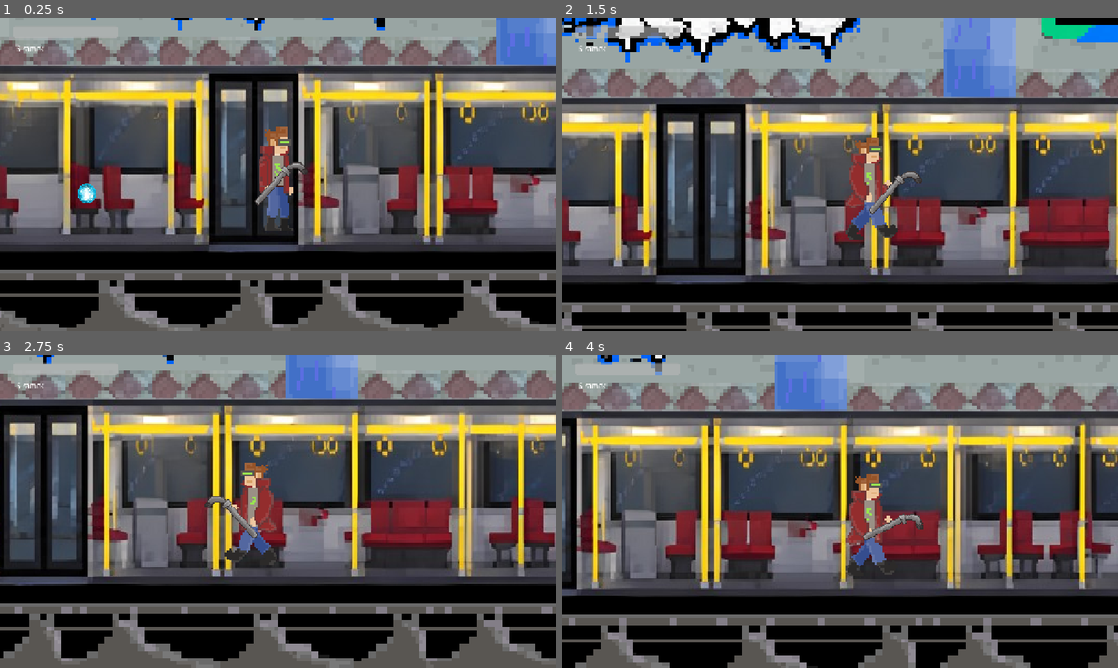
Above: before the commit, frames 1-4 (two rows, left to right).
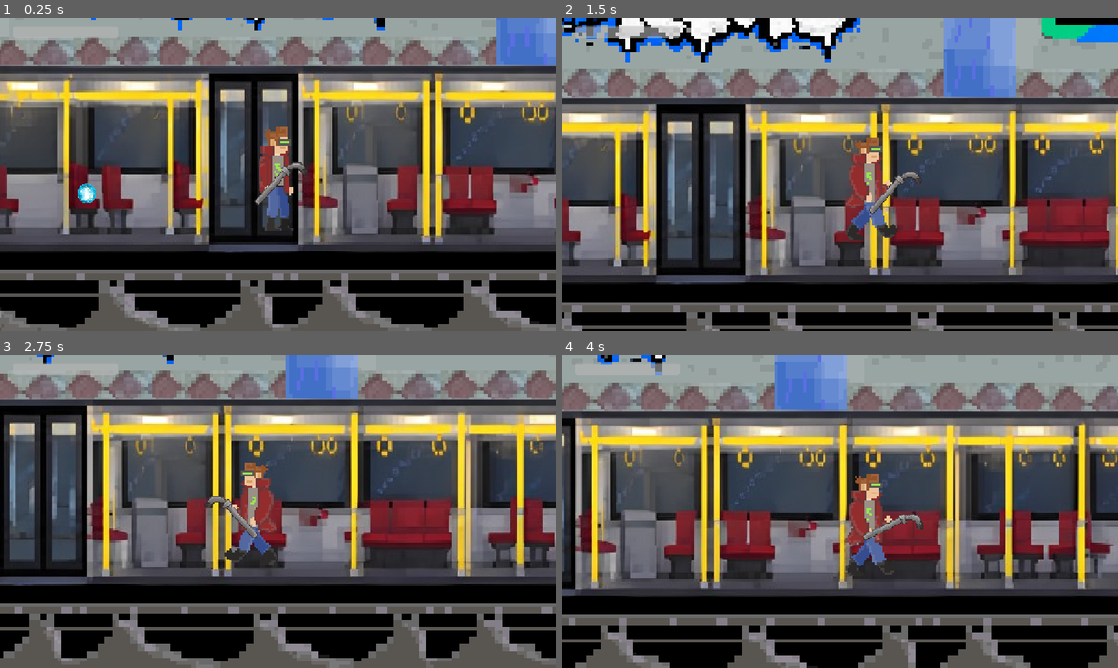
Above: after the commit, the same moments.

Repository: NetoCZ/Metro
Game: Godot game, scene res://Scenes/metro_main.tscn
Two runs of this game, one before a commit and one after it. Both use one fixed random seed, a clock stepped at 60 frames per second and the inputs below.
Inputs:
- Up to frame 1 (0.25 s): no input
- Up to frame 2 (1.5 s): hold F (attack) 0.53-1.28 s; hold D (move_right) from 0.53 s (still down); tap Space (move_jump) at 0.77 s; tap E at 1.35 s
- Up to frame 3 (2.75 s): tap Space (move_jump) at 1.52 s; release D (move_right) at 2.03 s; hold A (move_left) from 2.03 s (still down); hold F (attack) from 2.03 s (still down)
- Up to frame 4 (4 s): release A (move_left) at 2.78 s; release F (attack) at 2.78 s; hold D (move_right) from 2.78 s (still down); tap E at 2.85 s; tap Space (move_jump) at 3.02, 3.77 s; hold F (attack) from 3.53 s (still down)

The runs differ from the first frame. In frame 1, 3.6% of the frame differs, in the area x 1-100%, y 8-73%; in frame 2, 3.7%; in frame 3, 3.3%; in frame 4, 3.9%, in the area x 0-99%, y 8-75%.
Error before the commit: Invalid access to property or key 'max_hp' on a base object of type 'Node'. (res://Scenes/Player/progress_bar_hp.gd:13)

Commit message:
ty magoreddddddssdd

Diff:
--- a/Scenes/Player/playerMovement.gd
+++ b/Scenes/Player/playerMovement.gd
@@ -12,12 +12,13 @@
 @export var starting_weapon: WeaponData
 
 #health
+signal hp_changed(current_hp: int, max_hp: int)
 @export var max_hp: int = 50
+var current_hp: int
 #Weapon Holder
 @onready var weapon_holder: Node2D = $WeaponHolder
 
 var current_weapon: BaseWeapon = null
-var current_hp: int
 
 #Movement
 func _physics_process(delta: float) -> void:
@@ -79,8 +80,9 @@
 	current_weapon = weapon
 
 func _ready() -> void:
+	current_hp = max_hp
 	equip_weapon(starting_weapon)
-	current_hp = max_hp
+	hp_changed.emit(current_hp, max_hp)
 
 #Attack
 func attack() -> void:
@@ -98,7 +100,9 @@
 
 #Take Damage
 func take_damage(amount: int) -> void:
-	current_hp = max(current_hp - amount, 0)
+	current_hp = clampi(current_hp - amount, 0, max_hp)
+
+	hp_changed.emit(current_hp, max_hp)
 	print("HP: ", current_hp, "/", max_hp)
 
 	if current_hp <= 0:
--- a/Scenes/Player/playerUI.tscn
+++ b/Scenes/Player/playerUI.tscn
@@ -3,6 +3,7 @@
 [ext_resource type="Script" uid="uid://c1u632wel55f8" path="res://Scenes/Player/progress_bar_hp.gd" id="1_8dc75"]
 
 [node name="PlayerUI" type="CanvasLayer" unique_id=955115499]
+script = ExtResource("1_8dc75")
 
 [node name="HPBar" type="ProgressBar" parent="." unique_id=715753999]
 offset_left = 30.0
@@ -11,11 +12,3 @@
 offset_bottom = 46.0
 value = 100.0
 show_percentage = false
-script = ExtResource("1_8dc75")
-
-[node name="Label" type="Label" parent="." unique_id=1849502273]
-offset_left = 38.0
-offset_top = 59.0
-offset_right = 78.0
-offset_bottom = 82.0
-text = "5 ramek"
--- a/Scenes/Player/progress_bar_hp.gd
+++ b/Scenes/Player/progress_bar_hp.gd
@@ -1,14 +1,17 @@
 extends CanvasLayer
 
 @export var player_path: NodePath
-
 @onready var hp_bar: ProgressBar = $HPBar
 
-var player: Node
+var player: CharacterBody2D
 
 
 func _ready() -> void:
-	player = get_node(player_path)
+	player = get_node_or_null(player_path) as CharacterBody2D
+
+	if player == null:
+		push_error("Игрок не найден! Проверь Player Path в Inspector.")
+		return
 
 	hp_bar.max_value = player.max_hp
 	hp_bar.value = player.current_hp
--- a/Scenes/metro_main.tscn
+++ b/Scenes/metro_main.tscn
@@ -5,7 +5,6 @@
 [ext_resource type="PackedScene" uid="uid://dnyf0pog4niyr" path="res://Scenes/Player/player.tscn" id="3_3ubiy"]
 [ext_resource type="Script" uid="uid://ca5515pmat1ck" path="res://Scenes/scriptLib/E_sceneChange.tscn.gd" id="3_ua22h"]
 [ext_resource type="PackedScene" uid="uid://bjtma5cm5d3j1" path="res://Scenes/Player/playerUI.tscn" id="5_3jqe1"]
-[ext_resource type="Script" uid="uid://c1u632wel55f8" path="res://Scenes/Player/progress_bar_hp.gd" id="6_q7pmx"]
 [ext_resource type="Texture2D" uid="uid://ot3mxxnl5a8b" path="res://Assets/ORBULTIMATNI.png" id="6_ua22h"]
 [ext_resource type="Script" uid="uid://4clny5677ppk" path="res://Scenes/proxcheck.gd" id="7_ua22h"]
 [ext_resource type="Texture2D" uid="uid://dxh2t5k0inkqo" path="res://Assets/bublina_interac.png" id="8_3jqe1"]
@@ -36,7 +35,7 @@
 texture = ExtResource("1_bd45o")
 
 [node name="MetroInside" type="Sprite2D" parent="." unique_id=1564545549]
-position = Vector2(619.9999, -18.999878)
+position = Vector2(619, -19)
 scale = Vector2(1.8308792, 2.4021351)
 texture = ExtResource("2_1wixh")
 
@@ -66,9 +65,8 @@
 
 [node name="Player" parent="." unique_id=362517795 instance=ExtResource("3_3ubiy")]
 
-[node name="PlayerUI" parent="Player" unique_id=955115499 instance=ExtResource("5_3jqe1")]
-script = ExtResource("6_q7pmx")
-player_path = NodePath("..")
+[node name="PlayerUI" parent="." unique_id=955115499 instance=ExtResource("5_3jqe1")]
+player_path = NodePath("../Player")
 
 [node name="ORB" type="Area2D" parent="." unique_id=52562613]
 position = Vector2(-340, 49)
